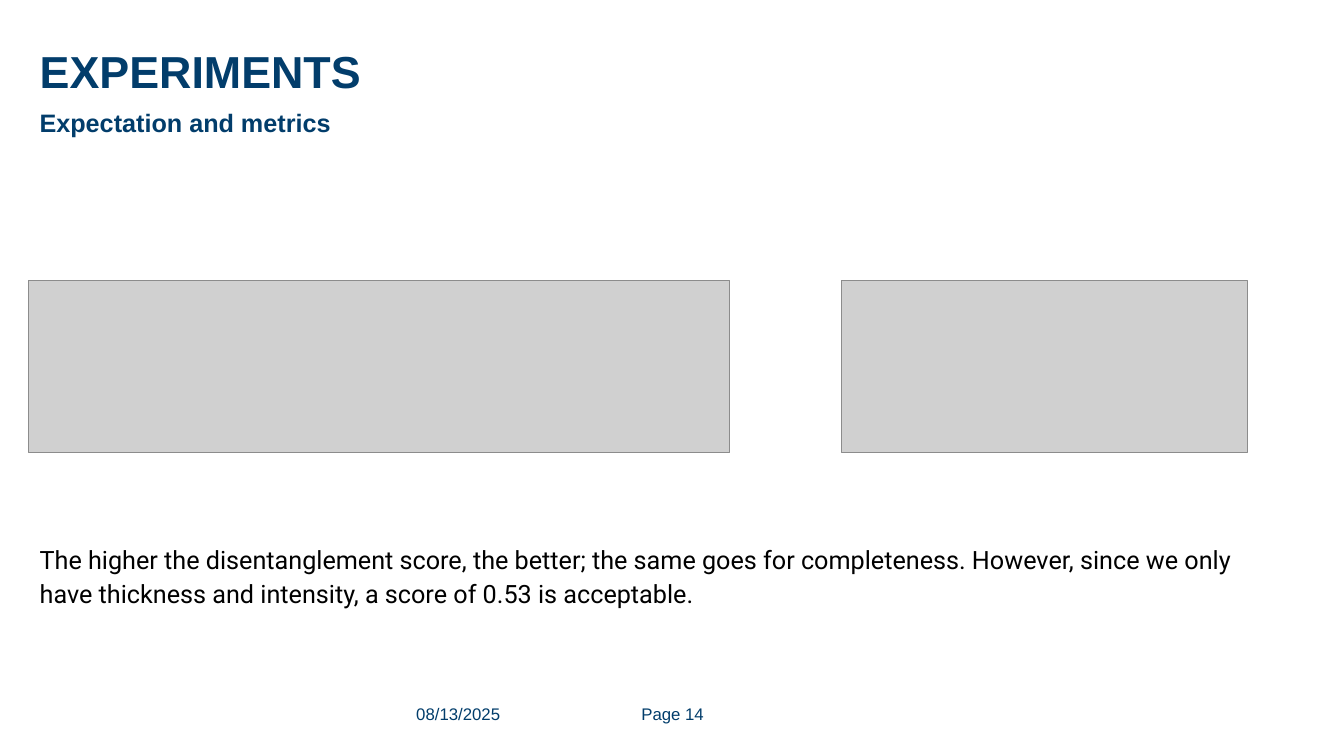
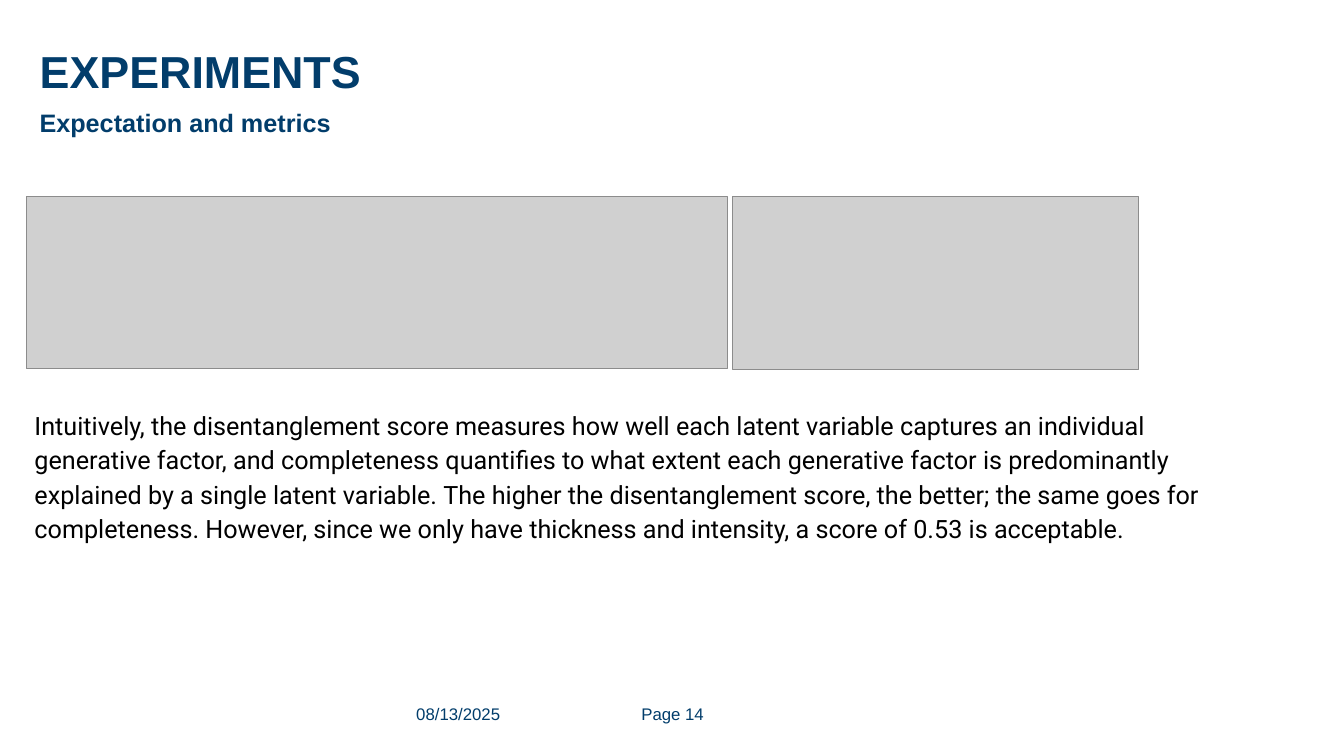
Before and after one commit to Stochastic-Batman/CausalDiffAE_FZJ, a slide deck: slide 14 of documentation/Presentation.pptx. Drawn at 1344x756 pixels with LibreOffice and Linux fonts; fonts in the diff are those of the drawing; grey boxes stand for pictures; background and template pictures are left out. Boxes give left, top, right and bottom in pixels: in the first picture for what was removed or moved away, otherwise in the second. Text is boxed around its words. In the diff, an @@ line names an element or a change of style, - is before the commit and + after.

```diff
--- a/documentation/Presentation.pptx
+++ b/documentation/Presentation.pptx
@@ picture: place and size @@
-picture at <box>28,280,730,453</box>
+picture at <box>26,197,728,369</box>
@@ picture: place and size @@
-picture at <box>842,280,1247,453</box>
+picture at <box>733,197,1138,369</box>
@@ text at <box>34,416,1199,544</box>: text changed @@
-The higher the disentanglement score, the better; the same goes for completeness. However, since we only have thickness and intensity, a score of 0.53 is acceptable.
+Intuitively, the disentanglement score measures how well each latent variable captures an individual generative factor, and completeness quantifies to what extent each generative factor is predominantly explained by a single latent variable. The higher the disentanglement score, the better; the same goes for completeness. However, since we only have thickness and intensity, a score of 0.53 is acceptable.
```
Also in this commit, not shown: 1 other file.
